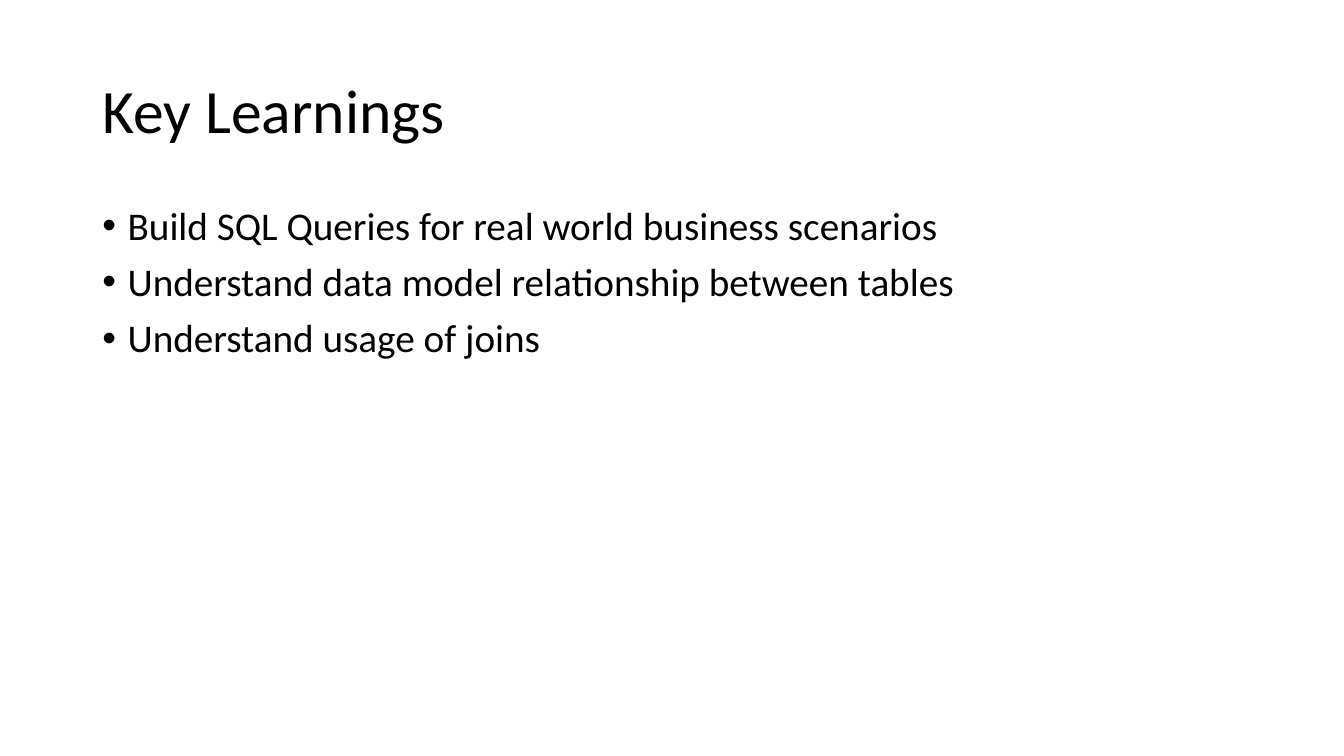
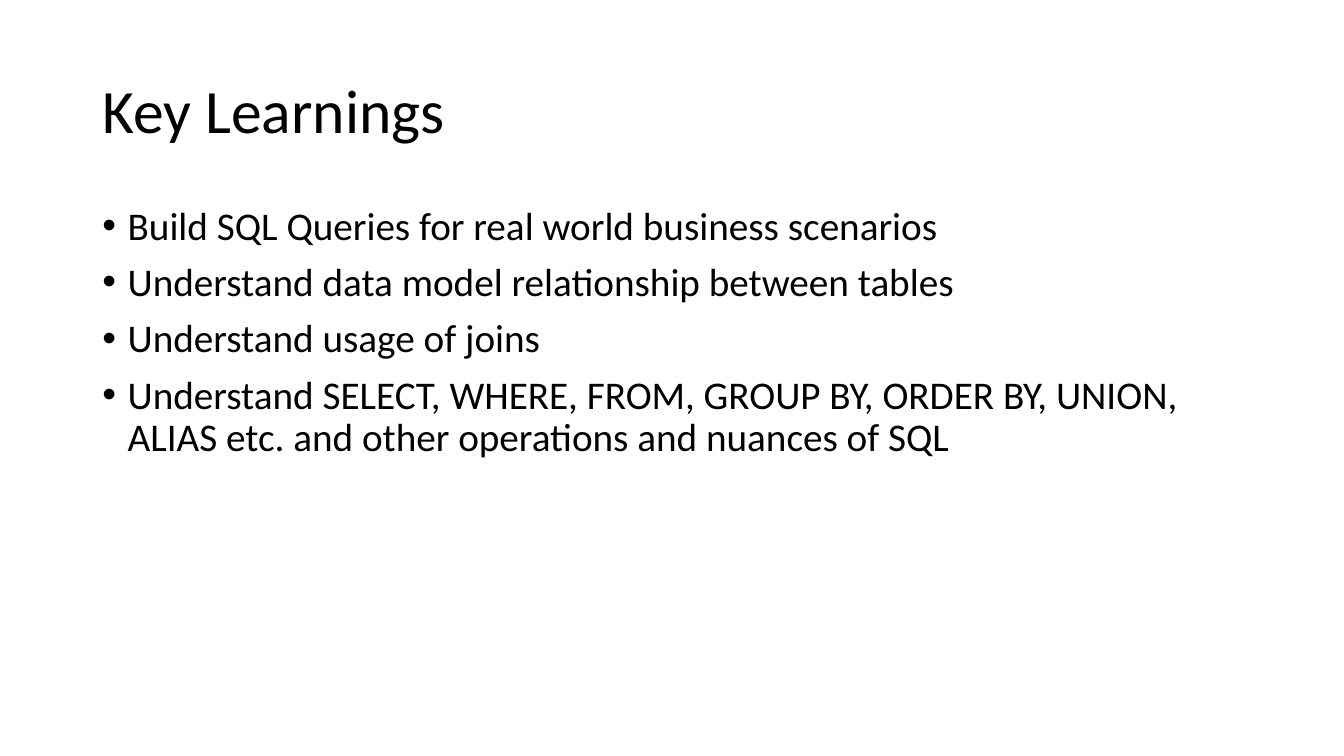
Before and after one commit to KaustubhSathe/sql-challenges, a slide deck: slide 3 of 1. Introduction/Introduction.pptx. Drawn at 1344x756 pixels with LibreOffice and Linux fonts; fonts in the diff are those of the drawing. Boxes give left, top, right and bottom in pixels: in the first picture for what was removed or moved away, otherwise in the second. Text is boxed around its words. In the diff, an @@ line names an element or a change of style, - is before the commit and + after.

```diff
--- a/1. Introduction/Introduction.pptx
+++ b/1. Introduction/Introduction.pptx
@@ text at [128,381,1177,458]: paragraph added @@
+• Understand SELECT, WHERE, FROM, GROUP BY, ORDER BY, UNION, ALIAS etc. and other operations and nuances of SQL
```
Also in this commit, not shown: 2 other slides changed, 1 slide added, 1 other file.
